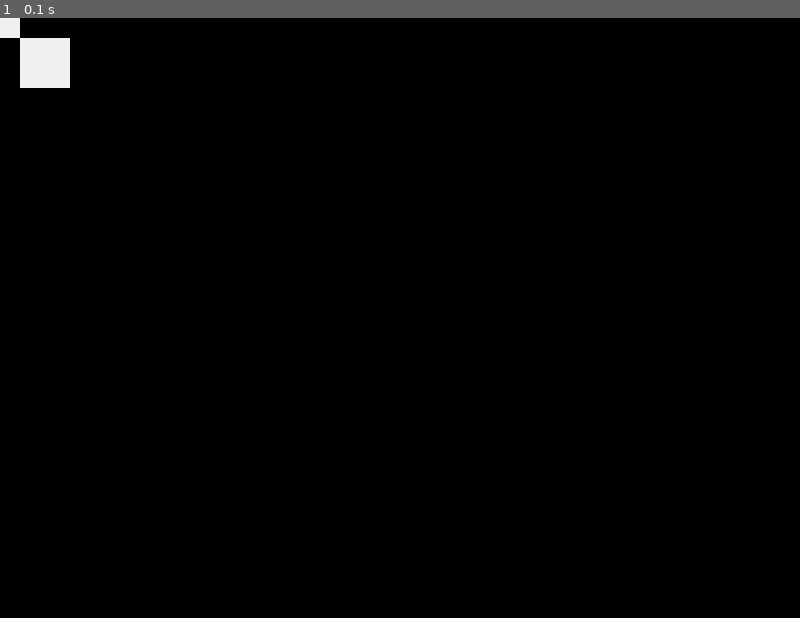
Above: before the commit, frame 1.
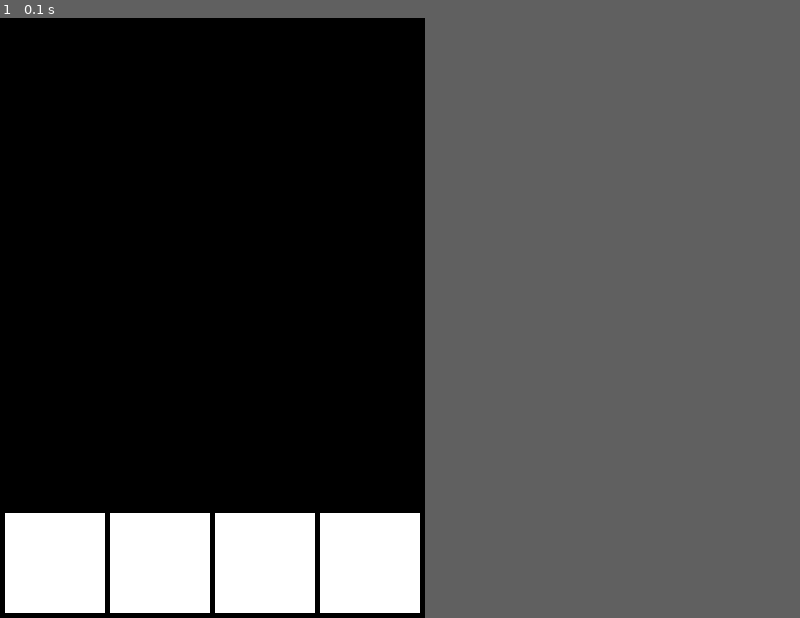
Above: after the commit, the same moment.

Repository: DmitriySokolov2023/python-example
Game: pygame game, started from calc/calc-app-test.py
Two runs of this game, one before a commit and one after it. Both use one fixed random seed, a clock stepped at 60 frames per second and the inputs below.
Inputs:
- Up to frame 1 (0.1 s): no input
In our replay, the window is 800x600 before the commit and 425x600 after it. These sizes can differ from the game's own. Grey fills any space a smaller window leaves; there, only what the larger window draws over its background counts as a difference.

The runs differ from the first frame. In frame 1, 8.9% of the frame differs, in the area x 0-53%, y 0-100%.

Commit message:
add-calc18.12

Diff:
--- a/calc/calc-app-test.py
+++ b/calc/calc-app-test.py
@@ -2,52 +2,116 @@
 import sys
 from random import randint
 
+#Параметры экрана
+WIDTH = 425
+HEIGHT = 600
+
+#Переменные цвета
+WHITE = (255, 255, 255)
+BLACK = (0, 0, 0)
+
 pygame.init()
 
-WHITE = (255, 255, 255)
-BLACK = (0, 0, 0)
-GRAY = (200, 200, 200)
-LIGHT_GRAY = (240, 240, 240)
 
-screen = pygame.display.set_mode((800, 600))
+screen = pygame.display.set_mode((WIDTH, HEIGHT))
 pygame.display.set_caption("Calculator")
-
-
-
-x = 0
-y = 0
-x1 = 20
-y1 = 20
-clock = pygame.time.Clock()
 
 while True:
 	screen.fill(BLACK)
-	snake_pos = [100, 50]
-	pygame.draw.rect(screen, LIGHT_GRAY, (20, 20, 50, 50))
+
+	rect1 = pygame.draw.rect(screen, WHITE, (WIDTH - 105, HEIGHT - 105, 100, 100))
+	rect2 = pygame.draw.rect(screen, WHITE, (WIDTH - 105*2, HEIGHT - 105, 100, 100))
+	rect3 = pygame.draw.rect(screen, WHITE, (WIDTH - 105*3, HEIGHT - 105, 100, 100))
+	rect4 = pygame.draw.rect(screen, WHITE, (WIDTH - 105*4, HEIGHT - 105, 100, 100))
+
+	pygame.display.flip()
+
 	for event in pygame.event.get():
+
 		if event.type == pygame.QUIT:
 			pygame.quit()
 			sys.exit()
+
 		if event.type == pygame.KEYDOWN:
 			if event.key == pygame.K_ESCAPE:
 				pygame.quit()
 				sys.exit()
 
-	keys = pygame.key.get_pressed()
 
-	if keys[pygame.K_RIGHT]:
-		x +=10
-	if keys[pygame.K_LEFT]:
-		x -=10
-	if keys[pygame.K_UP]:
-		y -=10
-	if keys[pygame.K_DOWN]:
-		y +=10
-	if x == 20:
-		x1 +=10
-		y1 +=10
 
-	pygame.draw.rect(screen, LIGHT_GRAY, (x, y, x1, y1))
-	print(x, y)
-	pygame.time.delay(10)
-	pygame.display.flip()
+
+
+
+
+
+
+
+
+
+
+
+
+
+
+
+
+
+
+
+
+
+
+
+
+
+
+
+
+
+# WHITE = (255, 255, 255)
+# BLACK = (0, 0, 0)
+# GRAY = (200, 200, 200)
+# LIGHT_GRAY = (240, 240, 240)
+
+# screen = pygame.display.set_mode((800, 600))
+# pygame.display.set_caption("Calculator")
+
+
+
+# x = 0
+# y = 0
+# x1 = 20
+# y1 = 20
+# clock = pygame.time.Clock()
+
+# while True:
+# 	screen.fill(BLACK)
+# 	snake_pos = [100, 50]
+# 	pygame.draw.rect(screen, LIGHT_GRAY, (20, 20, 50, 50))
+# 	for event in pygame.event.get():
+# 		if event.type == pygame.QUIT:
+# 			pygame.quit()
+# 			sys.exit()
+# 		if event.type == pygame.KEYDOWN:
+# 			if event.key == pygame.K_ESCAPE:
+# 				pygame.quit()
+# 				sys.exit()
+
+# 	keys = pygame.key.get_pressed()
+
+# 	if keys[pygame.K_RIGHT]:
+# 		x +=10
+# 	if keys[pygame.K_LEFT]:
+# 		x -=10
+# 	if keys[pygame.K_UP]:
+# 		y -=10
+# 	if keys[pygame.K_DOWN]:
+# 		y +=10
+# 	if x == 20:
+# 		x1 +=10
+# 		y1 +=10
+
+# 	pygame.draw.rect(screen, LIGHT_GRAY, (x, y, x1, y1))
+# 	print(x, y)
+# 	pygame.time.delay(10)
+# 	pygame.display.flip()
